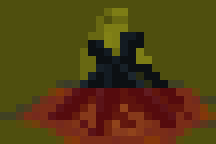
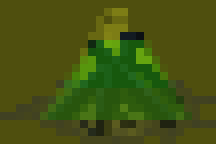
Revision of a layered w=216, h=144 image; what changed, layer by layer:
painted on "Collider" over [16, 88, 216, 144]
showed "Hotspot" over [40, 40, 192, 120]
